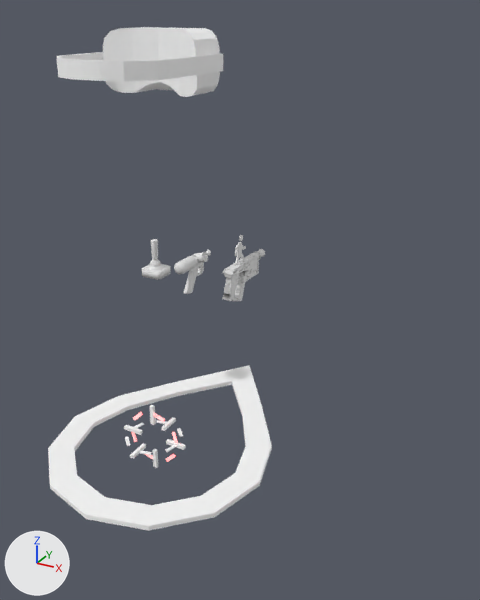
Before and after pictures for a commit that changed the glTF model src/models/gltf/cursor.glb.
Before and after are seen from a 50 mm camera at (1.78, -2.32, 2.04) aimed at (0.45, 0.1, 0.83). The axes (+X, +Y, +Z) are drawn at lower left. The lights are the same throughout. Where no turn or scale is listed for an object, it has been applied to the vertices. Vertices at the same position are counted once.

The first picture shows 'CursorCircle2', 'avatar', 'cursorMarker', 'grip.014', 'grip.015'.
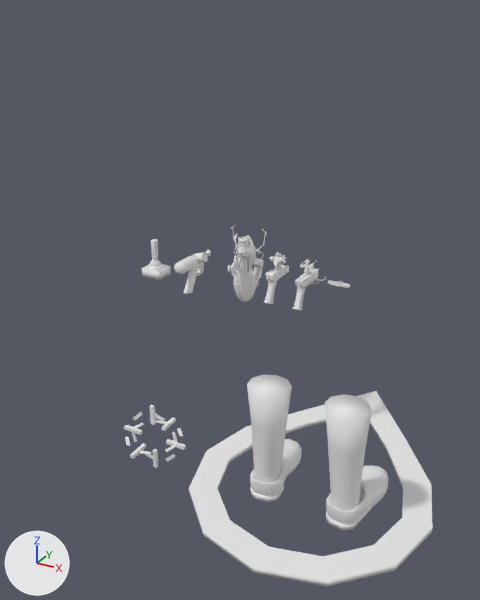
Pixel boxes (x1, y1, x2, y2) of what changed, in the pictures (480 x 600 px; the box of a moved part takes in the faces that stretch with it):
'avatar', reshaped, moved (8% wider, 58% shorter): before (48, 27, 272, 530); after (189, 374, 432, 587)
'portal_gun', added: after (227, 225, 267, 302)
'grip.014', deleted: before (222, 235, 265, 301)
'grip.001', added: after (264, 252, 289, 304)
'grip.002', added: after (292, 259, 327, 310)
'CursorCircle2', recoloured: (131, 412, 178, 462) in both
'Cylinder', added: after (328, 281, 350, 288)
part 1 of me_circle_001, moved or reshaped: before (48, 365, 272, 530); after (189, 391, 432, 587)
part 2 of me_circle_001, added: after (326, 465, 389, 530)
part 3 of me_circle_001, added: after (250, 439, 302, 502)
part 4 of me_circle_001, added: after (325, 394, 372, 510)
part 5 of me_circle_001, added: after (247, 374, 292, 483)
part 6 of me_circle_001, deleted: before (57, 27, 223, 97)

Diff of the bpy script that builds the scene:
```diff
--- a/src/models/gltf/cursor.glb.py
+++ b/src/models/gltf/cursor.glb.py
@@ me_circle_001 @@
 # used by ob_avatar; location = (0.0, 0.0, 0.0)
-me_circle_001.from_pydata(...)  # 224 vertices, 448 faces; spans x -0.46..0.66, y -0.64..0.86, z 0.0..1.97
-me_circle_001.materials.append(mat_white)  # white #ffffff
+me_circle_001.from_pydata(...)  # 516 vertices, 1000 faces; spans x -0.56..0.56, y -0.56..0.95, z 0.0..0.58
+# me_circle_001 part 1: the loose piece of 48 vertices spanning x -0.46..0.66, y -0.64..0.86, z 0.0..0.03 is moved by (-0.1, 0.09, 0.0)
+# me_circle_001 part 2: a new loose piece of 194 vertices spanning x 0.12..0.31, y -0.18..0.26, z 0.01..0.17
+# me_circle_001 part 3: a new loose piece of 194 vertices spanning x -0.29..-0.1, y -0.18..0.26, z 0.01..0.17
+# me_circle_001 part 4: a new loose piece of 40 vertices spanning x 0.09..0.28, y -0.21..-0.03, z 0.1..0.58
+# me_circle_001 part 5: a new loose piece of 40 vertices spanning x -0.26..-0.07, y -0.21..-0.03, z 0.09..0.58
+# me_circle_001 part 6: the loose piece of 176 vertices spanning x -0.15..0.35, y -0.41..0.21, z 1.71..1.97 is deleted
+# me_circle_001 part 7: the surface is now shaded smooth
@@ me_circle_002 @@
 me_circle_002.from_pydata(...)  # 48 vertices, 48 faces; spans x -0.152..0.152, y -0.002..0.003, z -0.152..0.152
-me_circle_002.materials.append(mat_red)  # white #ffffff
@@ me_cylinder @@
+me_cylinder.from_pydata(...)  # 274 vertices, 548 faces; spans x -0.0556..0.0556, y -0.015..0.0263, z -0.0087..0.0062
@@ me_body_2_plane_004 @@
+me_body_2_plane_004.from_pydata(...)  # 2044 vertices, 3722 faces; spans x -0.058..0.06, y -0.123..0.118, z -0.14..0.095
@@ me_mesh @@
+me_mesh.from_pydata(...)  # 2828 vertices, 5221 faces; spans x -0.082..0.117, y -0.163..0.174, z -0.196..0.187
@@ me_body_2_plane_002 @@
+me_body_2_plane_002.from_pydata(...)  # 720 vertices, 1362 faces; spans x -0.037..0.056, y -0.126..0.081, z -0.14..0.107
@@ ob_avatar @@
 ob_avatar = bpy.data.objects.new('avatar', me_circle_001)
-ob_avatar.location = (0.0, 0.0, 0.0)
+ob_avatar.location = (0.881, 0.0, 0.0)
@@ ob_grip_014 @@
-ob_grip_014 = bpy.data.objects.new('grip.014', me_body_2_plane_001)
-ob_grip_014.location = (0.282, 0.412, 0.863)
@@ ob_cylinder @@
+ob_cylinder = bpy.data.objects.new('Cylinder', me_cylinder)
+ob_cylinder.location = (0.805, 0.419, 0.869)
@@ ob_grip_002 @@
+ob_grip_002 = bpy.data.objects.new('grip.002', me_body_2_plane_004)
+ob_grip_002.location = (0.644, 0.416, 0.869)
@@ ob_portal_gun @@
+ob_portal_gun = bpy.data.objects.new('portal_gun', me_mesh)
+ob_portal_gun.location = (0.285, 0.418, 0.87)
@@ ob_grip_001 @@
+ob_grip_001 = bpy.data.objects.new('grip.001', me_body_2_plane_002)
+ob_grip_001.location = (0.493, 0.418, 0.87)
```
